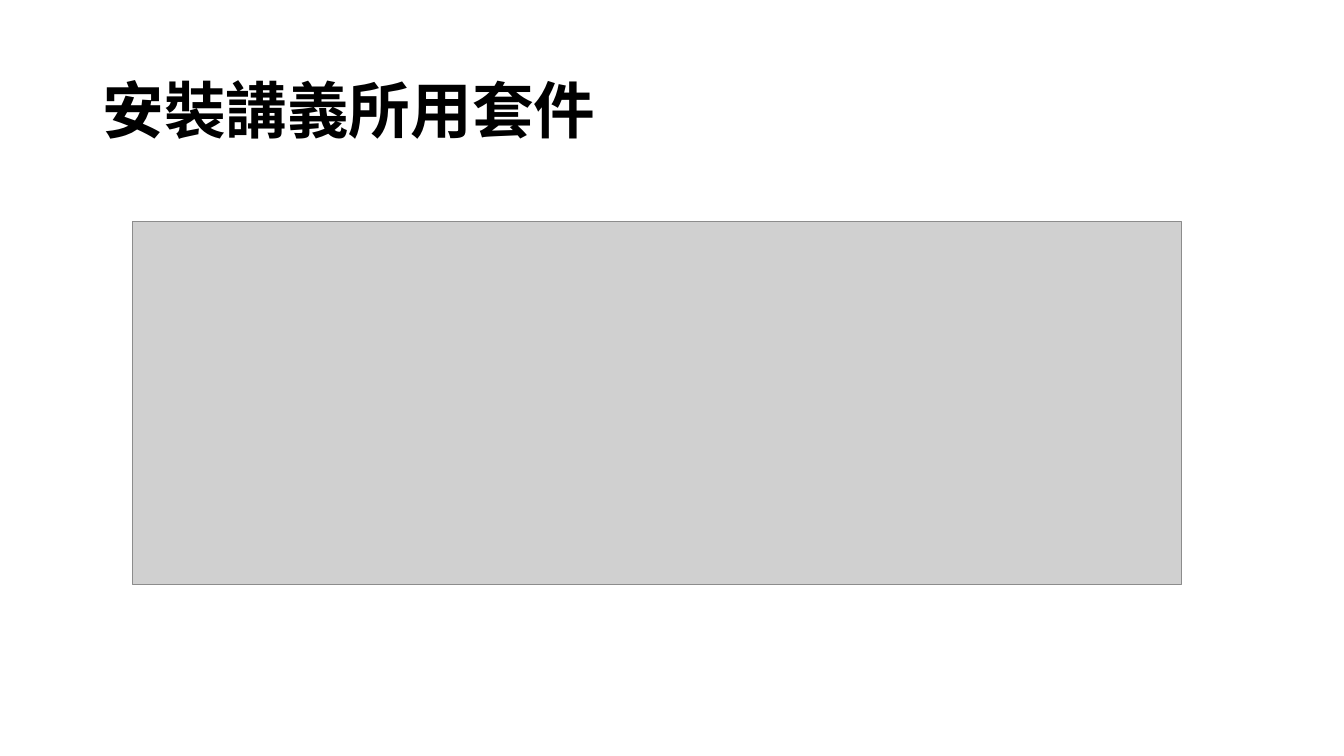
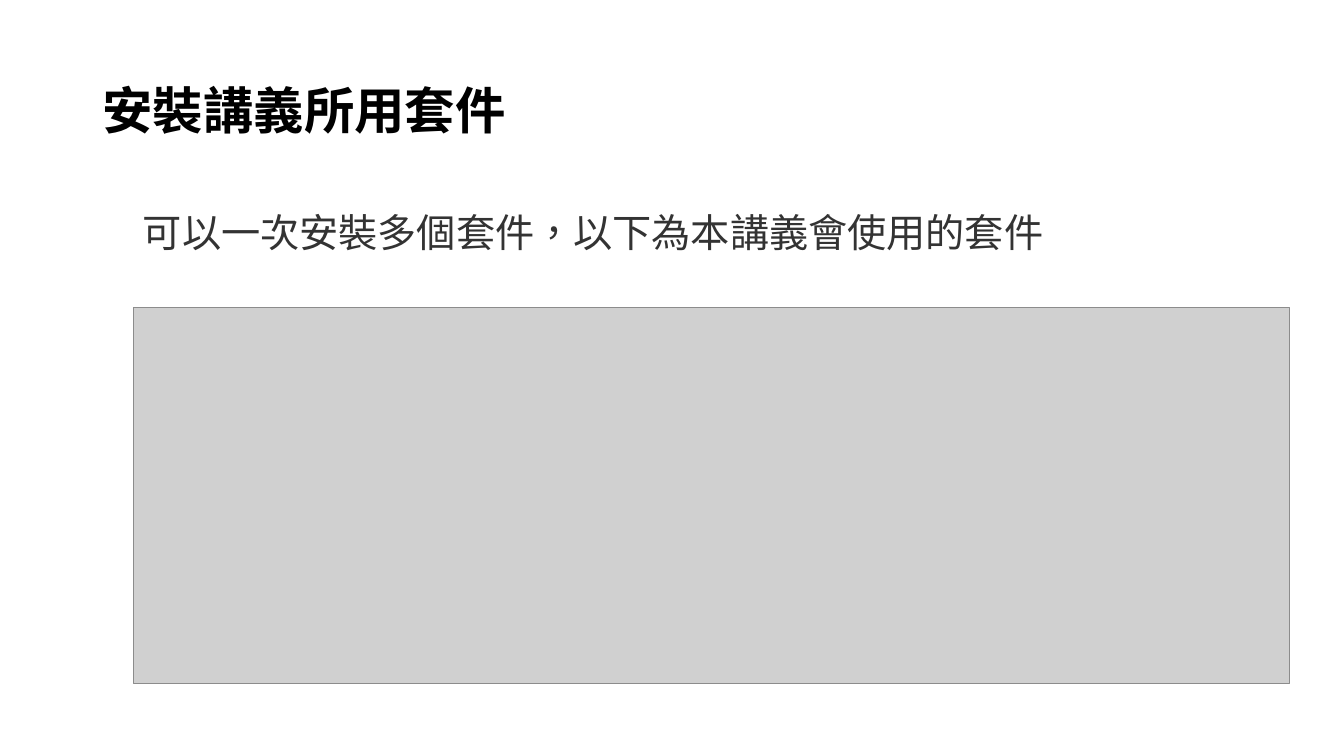
Before and after one commit to qbiexyz/R-for-NGO, a slide deck: slide 19 of ppt/基礎篇1_R 與R studio的介紹.pptx (slide 11 before the commit). Drawn at 1344x756 pixels with LibreOffice and Linux fonts; fonts in the diff are those of the drawing; grey boxes stand for pictures. Boxes give left, top, right and bottom in pixels: in the first picture for what was removed or moved away, otherwise in the second. Text is boxed around its words. In the diff, an @@ line names an element or a change of style, - is before the commit and + after.

```diff
--- a/ppt/基礎篇1_R 與R studio的介紹.pptx
+++ b/ppt/基礎篇1_R 與R studio的介紹.pptx
@@ title "安裝講義所用套件" at <box>102,85,505,134</box>: size 44 to 36 pt @@
@@ text added at <box>143,214,1043,251</box>, 28 pt, text #333333 @@
+可以一次安裝多個套件，以下為本講義會使用的套件
@@ picture: place and size @@
-picture at <box>132,222,1183,585</box>
+picture at <box>133,308,1290,685</box>
```
Also in this commit, not shown: 3 other slides changed, 10 slides added, 1 slide removed, 32 other files.
